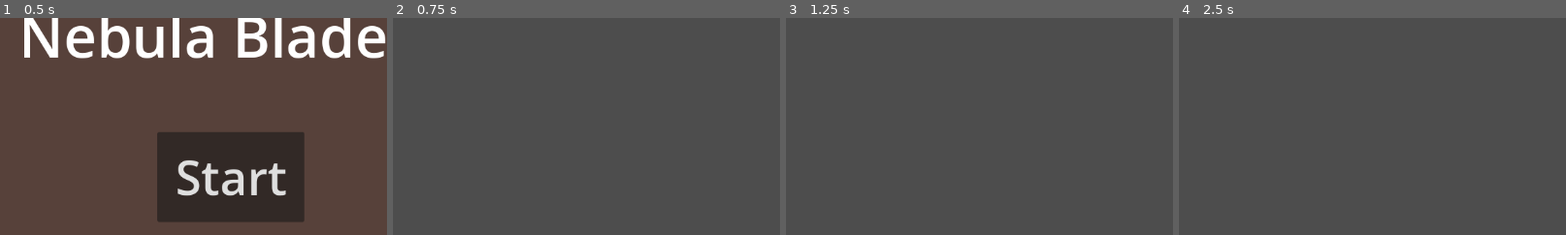
Above: before the commit, frames 1-4 (left to right).
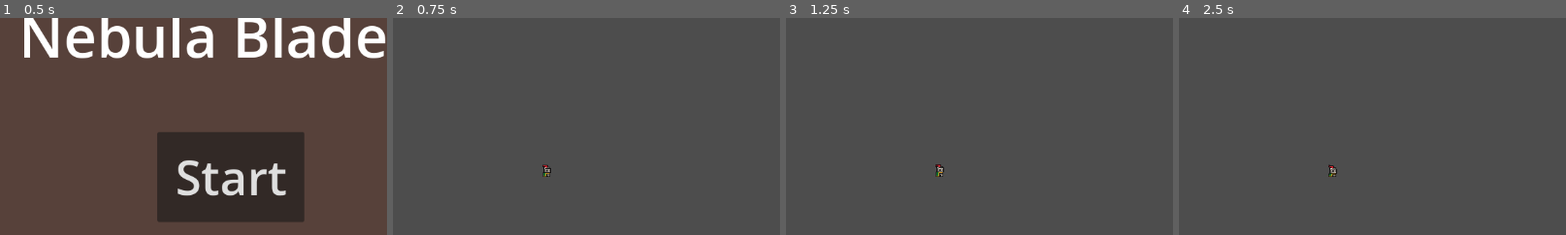
Above: after the commit, the same moments.

Repository: lorGR/NebulaBlades
Game: Godot game, scene res://scenes/main.tscn
Two runs of this game, one before a commit and one after it. Both use one fixed random seed, a clock stepped at 60 frames per second and the inputs below.
Inputs:
- Up to frame 1 (0.5 s): no input
- Up to frame 2 (0.75 s): click "Start" at 0.5 s
- Up to frame 3 (1.25 s): no input
- Up to frame 4 (2.5 s): click "Back" at 1.25 s; click "Start" at 2 s
The pictures show only the part of the screen within x 19-69%, y 11-61%; the shares and areas given below are measured in that part.

Frame 1 is identical in both runs. In frame 2, less than 0.1% of the frame differs, in the area x 38-41%, y 67-74%; in frame 3, 0.1%; in frame 4, less than 0.1%.

Commit message:
added player scene and movement

Diff:
--- a/project.godot
+++ b/project.godot
@@ -15,6 +15,33 @@
 config/features=PackedStringArray("4.2", "Forward Plus")
 config/icon="res://icon.svg"
 
+[input]
+
+up={
+"deadzone": 0.5,
+"events": [Object(InputEventKey,"resource_local_to_scene":false,"resource_name":"","device":-1,"window_id":0,"alt_pressed":false,"shift_pressed":false,"ctrl_pressed":false,"meta_pressed":false,"pressed":false,"keycode":0,"physical_keycode":87,"key_label":0,"unicode":119,"echo":false,"script":null)
+, Object(InputEventKey,"resource_local_to_scene":false,"resource_name":"","device":-1,"window_id":0,"alt_pressed":false,"shift_pressed":false,"ctrl_pressed":false,"meta_pressed":false,"pressed":false,"keycode":0,"physical_keycode":4194320,"key_label":0,"unicode":0,"echo":false,"script":null)
+]
+}
+down={
+"deadzone": 0.5,
+"events": [Object(InputEventKey,"resource_local_to_scene":false,"resource_name":"","device":-1,"window_id":0,"alt_pressed":false,"shift_pressed":false,"ctrl_pressed":false,"meta_pressed":false,"pressed":false,"keycode":0,"physical_keycode":83,"key_label":0,"unicode":115,"echo":false,"script":null)
+, Object(InputEventKey,"resource_local_to_scene":false,"resource_name":"","device":-1,"window_id":0,"alt_pressed":false,"shift_pressed":false,"ctrl_pressed":false,"meta_pressed":false,"pressed":false,"keycode":0,"physical_keycode":4194322,"key_label":0,"unicode":0,"echo":false,"script":null)
+]
+}
+left={
+"deadzone": 0.5,
+"events": [Object(InputEventKey,"resource_local_to_scene":false,"resource_name":"","device":-1,"window_id":0,"alt_pressed":false,"shift_pressed":false,"ctrl_pressed":false,"meta_pressed":false,"pressed":false,"keycode":0,"physical_keycode":65,"key_label":0,"unicode":97,"echo":false,"script":null)
+, Object(InputEventKey,"resource_local_to_scene":false,"resource_name":"","device":-1,"window_id":0,"alt_pressed":false,"shift_pressed":false,"ctrl_pressed":false,"meta_pressed":false,"pressed":false,"keycode":0,"physical_keycode":4194319,"key_label":0,"unicode":0,"echo":false,"script":null)
+]
+}
+right={
+"deadzone": 0.5,
+"events": [Object(InputEventKey,"resource_local_to_scene":false,"resource_name":"","device":-1,"window_id":0,"alt_pressed":false,"shift_pressed":false,"ctrl_pressed":false,"meta_pressed":false,"pressed":false,"keycode":0,"physical_keycode":68,"key_label":0,"unicode":100,"echo":false,"script":null)
+, Object(InputEventKey,"resource_local_to_scene":false,"resource_name":"","device":-1,"window_id":0,"alt_pressed":false,"shift_pressed":false,"ctrl_pressed":false,"meta_pressed":false,"pressed":false,"keycode":0,"physical_keycode":4194321,"key_label":0,"unicode":0,"echo":false,"script":null)
+]
+}
+
 [rendering]
 
 textures/canvas_textures/default_texture_filter=0
--- /dev/null
+++ b/scenes/CharacterBody2D.gd
@@ -0,0 +1,29 @@
+extends CharacterBody2D
+
+
+const SPEED = 100.0
+
+# Get the gravity from the project settings to be synced with RigidBody nodes.
+var gravity = ProjectSettings.get_setting("physics/2d/default_gravity")
+
+
+func _physics_process(delta):
+	# Get the input direction and handle the movement/deceleration.
+	# As good practice, you should replace UI actions with custom gameplay actions.
+	var direction = Input.get_axis("left", "right")
+	var up = Input.get_axis("up","down")
+
+	if up:
+		position.y += up * SPEED * delta
+	else:
+		position.y -= up * SPEED * delta
+
+	if direction:
+		#velocity.x += direction * SPEED * delta
+		position.x += direction * SPEED * delta
+	else:
+		#position.x += move_toward(velocity.x, 0, SPEED)
+		position.x -= direction * SPEED * delta
+
+
+	move_and_slide()
--- a/scenes/level1.tscn
+++ b/scenes/level1.tscn
@@ -1,6 +1,7 @@
-[gd_scene load_steps=2 format=3 uid="uid://dkaw0sl3nu53u"]
+[gd_scene load_steps=3 format=3 uid="uid://dkaw0sl3nu53u"]
 
 [ext_resource type="Script" path="res://scenes/level1.gd" id="1_bcn34"]
+[ext_resource type="PackedScene" uid="uid://ewndmq75243t" path="res://scenes/player.tscn" id="2_1lsva"]
 
 [node name="Level1" type="Node2D"]
 script = ExtResource("1_bcn34")
@@ -20,4 +21,7 @@
 theme_override_font_sizes/font_size = 80
 text = "Back"
 
+[node name="Player" parent="." instance=ExtResource("2_1lsva")]
+position = Vector2(448, 297)
+
 [connection signal="pressed" from="Control/Button" to="." method="_on_button_pressed"]
--- /dev/null
+++ b/scenes/player.gd
@@ -0,0 +1,11 @@
+extends Node2D
+
+
+# Called when the node enters the scene tree for the first time.
+func _ready():
+	pass # Replace with function body.
+
+
+# Called every frame. 'delta' is the elapsed time since the previous frame.
+func _process(delta):
+	pass
--- /dev/null
+++ b/scenes/player.tscn
@@ -0,0 +1,270 @@
+[gd_scene load_steps=37 format=3 uid="uid://ewndmq75243t"]
+
+[ext_resource type="Texture2D" uid="uid://3axesfn1sg8k" path="res://assets/sprites/knight.png" id="1_knbht"]
+[ext_resource type="Script" path="res://scenes/CharacterBody2D.gd" id="1_ksnyu"]
+
+[sub_resource type="AtlasTexture" id="AtlasTexture_7cmqd"]
+atlas = ExtResource("1_knbht")
+region = Rect2(0, 192, 32, 32)
+
+[sub_resource type="AtlasTexture" id="AtlasTexture_i6d6c"]
+atlas = ExtResource("1_knbht")
+region = Rect2(32, 192, 32, 32)
+
+[sub_resource type="AtlasTexture" id="AtlasTexture_y3n4d"]
+atlas = ExtResource("1_knbht")
+region = Rect2(64, 192, 32, 32)
+
+[sub_resource type="AtlasTexture" id="AtlasTexture_66te3"]
+atlas = ExtResource("1_knbht")
+region = Rect2(96, 192, 32, 32)
+
+[sub_resource type="AtlasTexture" id="AtlasTexture_654ms"]
+atlas = ExtResource("1_knbht")
+region = Rect2(0, 0, 32, 32)
+
+[sub_resource type="AtlasTexture" id="AtlasTexture_4mhkd"]
+atlas = ExtResource("1_knbht")
+region = Rect2(32, 0, 32, 32)
+
+[sub_resource type="AtlasTexture" id="AtlasTexture_llnvd"]
+atlas = ExtResource("1_knbht")
+region = Rect2(64, 0, 32, 32)
+
+[sub_resource type="AtlasTexture" id="AtlasTexture_s8u48"]
+atlas = ExtResource("1_knbht")
+region = Rect2(96, 0, 32, 32)
+
+[sub_resource type="AtlasTexture" id="AtlasTexture_w8dn3"]
+atlas = ExtResource("1_knbht")
+region = Rect2(0, 160, 32, 32)
+
+[sub_resource type="AtlasTexture" id="AtlasTexture_15hfr"]
+atlas = ExtResource("1_knbht")
+region = Rect2(32, 160, 32, 32)
+
+[sub_resource type="AtlasTexture" id="AtlasTexture_pnl23"]
+atlas = ExtResource("1_knbht")
+region = Rect2(64, 160, 32, 32)
+
+[sub_resource type="AtlasTexture" id="AtlasTexture_odibp"]
+atlas = ExtResource("1_knbht")
+region = Rect2(96, 160, 32, 32)
+
+[sub_resource type="AtlasTexture" id="AtlasTexture_xqvoq"]
+atlas = ExtResource("1_knbht")
+region = Rect2(128, 160, 32, 32)
+
+[sub_resource type="AtlasTexture" id="AtlasTexture_7ev64"]
+atlas = ExtResource("1_knbht")
+region = Rect2(160, 160, 32, 32)
+
+[sub_resource type="AtlasTexture" id="AtlasTexture_butnf"]
+atlas = ExtResource("1_knbht")
+region = Rect2(192, 160, 32, 32)
+
+[sub_resource type="AtlasTexture" id="AtlasTexture_2ah57"]
+atlas = ExtResource("1_knbht")
+region = Rect2(224, 160, 32, 32)
+
+[sub_resource type="AtlasTexture" id="AtlasTexture_drmsd"]
+atlas = ExtResource("1_knbht")
+region = Rect2(0, 64, 32, 32)
+
+[sub_resource type="AtlasTexture" id="AtlasTexture_obotc"]
+atlas = ExtResource("1_knbht")
+region = Rect2(32, 64, 32, 32)
+
+[sub_resource type="AtlasTexture" id="AtlasTexture_gl3tp"]
+atlas = ExtResource("1_knbht")
+region = Rect2(64, 64, 32, 32)
+
+[sub_resource type="AtlasTexture" id="AtlasTexture_uxq3q"]
+atlas = ExtResource("1_knbht")
+region = Rect2(96, 64, 32, 32)
+
+[sub_resource type="AtlasTexture" id="AtlasTexture_c8y3b"]
+atlas = ExtResource("1_knbht")
+region = Rect2(128, 64, 32, 32)
+
+[sub_resource type="AtlasTexture" id="AtlasTexture_u5iqb"]
+atlas = ExtResource("1_knbht")
+region = Rect2(160, 64, 32, 32)
+
+[sub_resource type="AtlasTexture" id="AtlasTexture_fvcqu"]
+atlas = ExtResource("1_knbht")
+region = Rect2(192, 64, 32, 32)
+
+[sub_resource type="AtlasTexture" id="AtlasTexture_kouh8"]
+atlas = ExtResource("1_knbht")
+region = Rect2(224, 64, 32, 32)
+
+[sub_resource type="AtlasTexture" id="AtlasTexture_b2hig"]
+atlas = ExtResource("1_knbht")
+region = Rect2(0, 96, 32, 32)
+
+[sub_resource type="AtlasTexture" id="AtlasTexture_trwt4"]
+atlas = ExtResource("1_knbht")
+region = Rect2(32, 96, 32, 32)
+
+[sub_resource type="AtlasTexture" id="AtlasTexture_ljw1f"]
+atlas = ExtResource("1_knbht")
+region = Rect2(64, 96, 32, 32)
+
+[sub_resource type="AtlasTexture" id="AtlasTexture_v7duj"]
+atlas = ExtResource("1_knbht")
+region = Rect2(96, 96, 32, 32)
+
+[sub_resource type="AtlasTexture" id="AtlasTexture_s0rij"]
+atlas = ExtResource("1_knbht")
+region = Rect2(128, 96, 32, 32)
+
+[sub_resource type="AtlasTexture" id="AtlasTexture_uck2x"]
+atlas = ExtResource("1_knbht")
+region = Rect2(160, 96, 32, 32)
+
+[sub_resource type="AtlasTexture" id="AtlasTexture_2x6on"]
+atlas = ExtResource("1_knbht")
+region = Rect2(192, 96, 32, 32)
+
+[sub_resource type="AtlasTexture" id="AtlasTexture_38w1b"]
+atlas = ExtResource("1_knbht")
+region = Rect2(224, 96, 32, 32)
+
+[sub_resource type="SpriteFrames" id="SpriteFrames_n8xip"]
+animations = [{
+"frames": [{
+"duration": 1.0,
+"texture": SubResource("AtlasTexture_7cmqd")
+}, {
+"duration": 1.0,
+"texture": SubResource("AtlasTexture_i6d6c")
+}, {
+"duration": 1.0,
+"texture": SubResource("AtlasTexture_y3n4d")
+}, {
+"duration": 1.0,
+"texture": SubResource("AtlasTexture_66te3")
+}],
+"loop": true,
+"name": &"hit",
+"speed": 5.0
+}, {
+"frames": [{
+"duration": 1.0,
+"texture": SubResource("AtlasTexture_654ms")
+}, {
+"duration": 1.0,
+"texture": SubResource("AtlasTexture_4mhkd")
+}, {
+"duration": 1.0,
+"texture": SubResource("AtlasTexture_llnvd")
+}, {
+"duration": 1.0,
+"texture": SubResource("AtlasTexture_s8u48")
+}],
+"loop": true,
+"name": &"idle",
+"speed": 6.0
+}, {
+"frames": [{
+"duration": 1.0,
+"texture": SubResource("AtlasTexture_w8dn3")
+}, {
+"duration": 1.0,
+"texture": SubResource("AtlasTexture_15hfr")
+}, {
+"duration": 1.0,
+"texture": SubResource("AtlasTexture_pnl23")
+}, {
+"duration": 1.0,
+"texture": SubResource("AtlasTexture_odibp")
+}, {
+"duration": 1.0,
+"texture": SubResource("AtlasTexture_xqvoq")
+}, {
+"duration": 1.0,
+"texture": SubResource("AtlasTexture_7ev64")
+}, {
+"duration": 1.0,
+"texture": SubResource("AtlasTexture_butnf")
+}, {
+"duration": 1.0,
+"texture": SubResource("AtlasTexture_2ah57")
+}],
+"loop": true,
+"name": &"roll",
+"speed": 7.0
+}, {
+"frames": [{
+"duration": 1.0,
+"texture": SubResource("AtlasTexture_drmsd")
+}, {
+"duration": 1.0,
+"texture": SubResource("AtlasTexture_obotc")
+}, {
+"duration": 1.0,
+"texture": SubResource("AtlasTexture_gl3tp")
+}, {
+"duration": 1.0,
+"texture": SubResource("AtlasTexture_uxq3q")
+}, {
+"duration": 1.0,
+"texture": SubResource("AtlasTexture_c8y3b")
+}, {
+"duration": 1.0,
+"texture": SubResource("AtlasTexture_u5iqb")
+}, {
+"duration": 1.0,
+"texture": SubResource("AtlasTexture_fvcqu")
+}, {
+"duration": 1.0,
+"texture": SubResource("AtlasTexture_kouh8")
+}, {
+"duration": 1.0,
+"texture": SubResource("AtlasTexture_b2hig")
+}, {
+"duration": 1.0,
+"texture": SubResource("AtlasTexture_trwt4")
+}, {
+"duration": 1.0,
+"texture": SubResource("AtlasTexture_ljw1f")
+}, {
+"duration": 1.0,
+"texture": SubResource("AtlasTexture_v7duj")
+}, {
+"duration": 1.0,
+"texture": SubResource("AtlasTexture_s0rij")
+}, {
+"duration": 1.0,
+"texture": SubResource("AtlasTexture_uck2x")
+}, {
+"duration": 1.0,
+"texture": SubResource("AtlasTexture_2x6on")
+}, {
+"duration": 1.0,
+"texture": SubResource("AtlasTexture_38w1b")
+}],
+"loop": true,
+"name": &"run",
+"speed": 8.0
+}]
+
+[sub_resource type="RectangleShape2D" id="RectangleShape2D_6tyl7"]
+size = Vector2(8, 13)
+
+[node name="Player" type="Node2D"]
+
+[node name="CharacterBody2D" type="CharacterBody2D" parent="."]
+position = Vector2(0, 5)
+script = ExtResource("1_ksnyu")
+
+[node name="AnimatedSprite2D" type="AnimatedSprite2D" parent="CharacterBody2D"]
+position = Vector2(0, -5)
+sprite_frames = SubResource("SpriteFrames_n8xip")
+animation = &"idle"
+autoplay = "idle"
+frame_progress = 0.00609572
+
+[node name="CollisionShape2D" type="CollisionShape2D" parent="CharacterBody2D"]
+shape = SubResource("RectangleShape2D_6tyl7")
Binary file added: assets/fonts/PixelOperator8-Bold.ttf
Not shown, added: assets/fonts/PixelOperator8-Bold.ttf.import
Binary file added: assets/fonts/PixelOperator8.ttf
Not shown, added: assets/fonts/PixelOperator8.ttf.import
Not shown, added: assets/music/time_for_adventure.mp3.import
Not shown, added: assets/sounds/coin.wav.import
Not shown, added: assets/sounds/explosion.wav.import
Not shown, added: assets/sounds/hurt.wav.import
Not shown, added: assets/sounds/jump.wav.import
Not shown, added: assets/sounds/power_up.wav.import
Not shown, added: assets/sounds/tap.wav.import
Binary file added: assets/sprites/coin.png
(and 20 more such lines)
